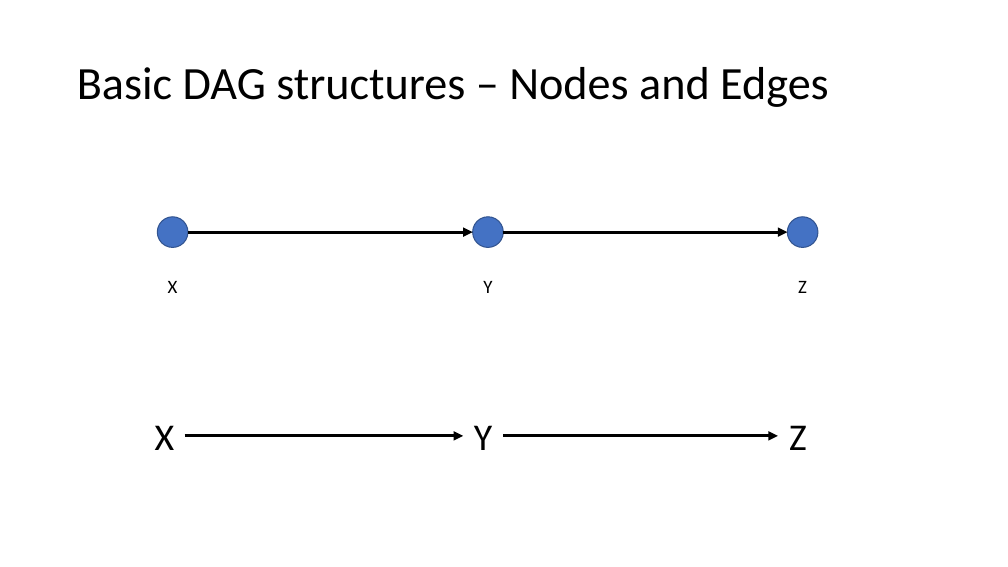
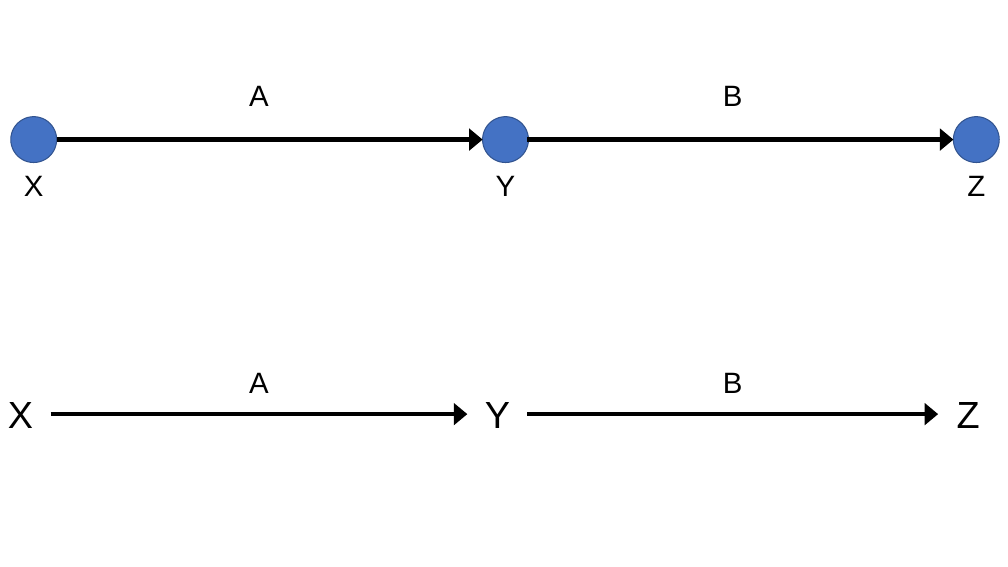
Before and after one commit to brad-cannell/r4epi, a slide deck: slide 1 of img/13_causal_inference/03_dags/dags.pptx (slide 2 before the commit). Drawn at 1008x567 pixels with LibreOffice and Linux fonts; fonts in the diff are those of the drawing. Boxes give left, top, right and bottom in pixels: in the first picture for what was removed or moved away, otherwise in the second. Text is boxed around its words. In the diff, an @@ line names an element or a change of style, - is before the commit and + after.

```diff
--- a/img/13_causal_inference/03_dags/dags.pptx
+++ b/img/13_causal_inference/03_dags/dags.pptx
@@ title removed at bbox=[77, 67, 829, 107] @@
-Basic DAG structures – Nodes and Edges
@@ text added at bbox=[249, 85, 269, 106], 28 pt, text #000000 @@
+A
@@ text added at bbox=[723, 85, 743, 106], 28 pt, text #000000 @@
+B
@@ ellipse: place and size @@
-ellipse at bbox=[157, 217, 188, 248]
+ellipse at bbox=[11, 116, 57, 163]
@@ ellipse: place and size @@
-ellipse at bbox=[473, 217, 504, 248]
+ellipse at bbox=[482, 116, 529, 163]
@@ ellipse: place and size @@
-ellipse at bbox=[787, 217, 818, 248]
+ellipse at bbox=[954, 116, 1000, 163]
@@ arrow moved from (188, 232) - (473, 232) to (57, 140) - (482, 140) @@
@@ arrow (57, 140) - (482, 140): stroke #000000 3 pt to #000000 4.25 pt @@
@@ arrow moved from (503, 232) - (787, 232) to (528, 140) - (954, 140) @@
@@ arrow (528, 140) - (954, 140): stroke #000000 3 pt to #000000 4.25 pt @@
@@ text "X": place and size @@
-text "X" at bbox=[168, 281, 178, 293]
+text "X" at bbox=[24, 175, 44, 196]
@@ text "Y": place and size @@
-text "Y" at bbox=[483, 281, 492, 293]
+text "Y" at bbox=[496, 175, 516, 196]
@@ size 18 to 28 pt, font Calibri to Arial in 3 elements at bbox=[496, 175, 516, 196], bbox=[24, 175, 44, 196], bbox=[967, 175, 985, 196] @@
@@ text "Z": place and size @@
-text "Z" at bbox=[798, 281, 807, 293]
+text "Z" at bbox=[967, 175, 985, 196]
@@ text "X": place and size @@
-text "X" at bbox=[155, 425, 175, 450]
+text "X" at bbox=[8, 402, 33, 428]
@@ text added at bbox=[249, 372, 269, 393], 28 pt, text #000000 @@
+A
@@ text "Y": place and size @@
-text "Y" at bbox=[474, 425, 492, 450]
+text "Y" at bbox=[485, 402, 510, 428]
@@ text added at bbox=[723, 372, 743, 393], 28 pt, text #000000 @@
+B
@@ font Calibri to Arial in 3 elements at bbox=[485, 402, 510, 428], bbox=[8, 402, 33, 428], bbox=[957, 402, 980, 428] @@
@@ text "Z": place and size @@
-text "Z" at bbox=[789, 425, 807, 450]
+text "Z" at bbox=[957, 402, 980, 428]
@@ arrow moved from (185, 436) - (464, 436) to (51, 414) - (467, 414) @@
@@ arrow (51, 414) - (467, 414): stroke #000000 3 pt to #000000 4.25 pt @@
@@ arrow moved from (504, 436) - (778, 436) to (528, 414) - (938, 414) @@
@@ arrow (528, 414) - (938, 414): stroke #000000 3 pt to #000000 4.25 pt @@
```
Also in this commit, not shown: 1 other slide changed, 6 slides removed, 12 other files.
